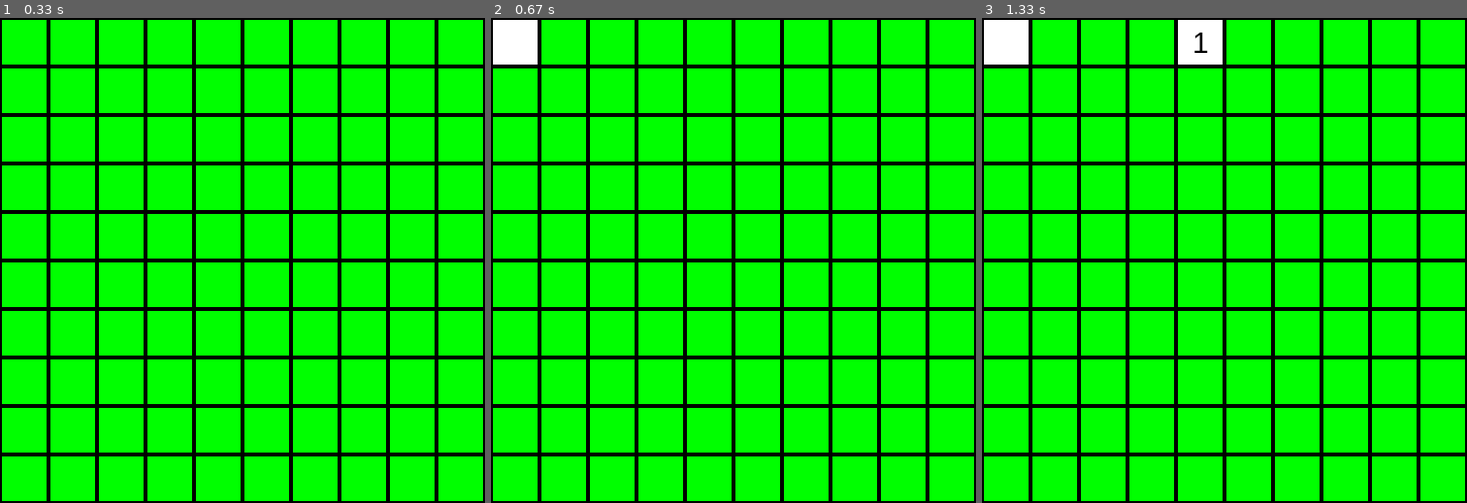
Above: before the commit, frames 1-3 (left to right).
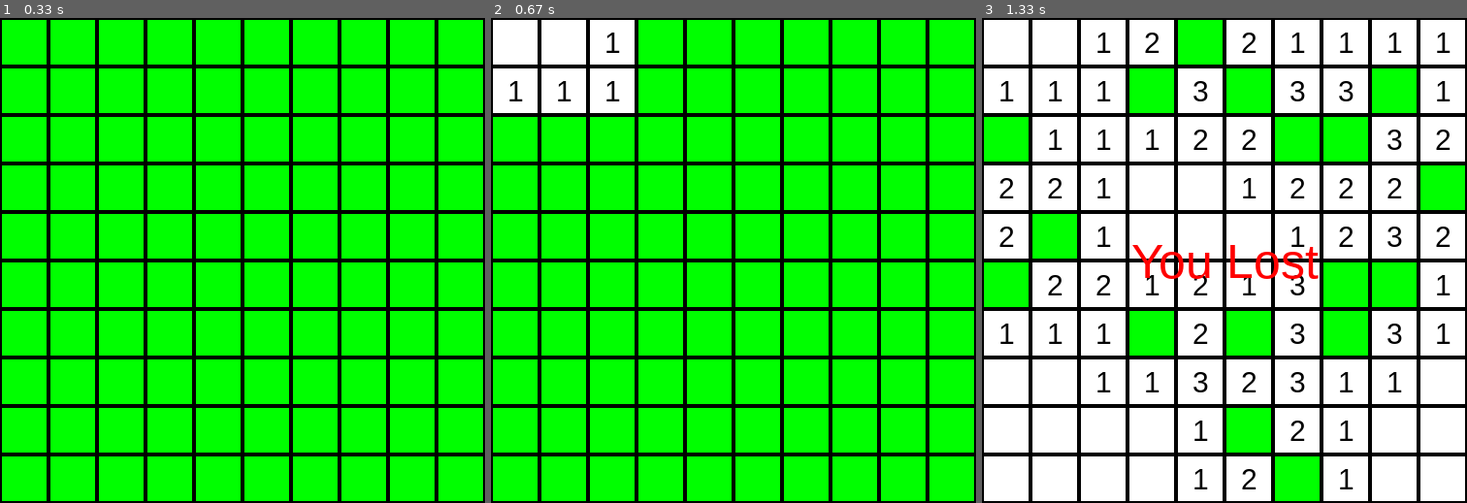
Above: after the commit, the same moments.

Repository: ChayaCodes/Minesweeper_game_pygame
Game: pygame game, started from main.py
The game is run twice, just before and just after one commit, with the same random seed, the same clock (stepped at 60 frames per second) and the same inputs.
Inputs (mouse positions are in pixels of both pictures, inside the frame that each line leads up to):
- Up to frame 1 (0.33 s): no input
- Up to frame 2 (0.67 s): click (515, 42) at 0.38 s
- Up to frame 3 (1.33 s): click (1200, 42) at 0.83 s

Frame 1 is identical in both runs. In frame 2, 4.2% of the frame differs, in the area x 0-30%, y 0-20%; in frame 3, 70%, in the area x 0-100%, y 0-100%.

Commit message:
game work. add and remove flag, win game, lost game, reveal cell recorsiv the first coose is no mine.

Diff:
--- a/Board.py
+++ b/Board.py
@@ -1,5 +1,4 @@
 import random
-
 
 from Cell import Cell
 from MineCell import MineCell
@@ -8,25 +7,85 @@
 
 class Board:
     SIZE_CELL = 50
-    def __init__(self, size, precentMines):
+
+    def __init__(self, size, precent_mines):
+        self.precent_mines = precent_mines
         self.size = size
         self.board = [[0 for x in range(size)] for y in range(size)]
-        for i in range(0,self.size):
+        self.init_board()
+        self.hidden_cells = {(i, j): True for i in range(size) for j in range(size)}
+
+
+
+    def calc_num_mines_near_cell(self, cell):
+        count = 0
+        for i in range(cell.row - 1, cell.row + 2):
+            for j in range(cell.col - 1, cell.col + 2):
+                if 0 <= i < self.size and 0 <= j < self.size:
+                    if isinstance(self.board[i][j], MineCell):
+                        count += 1
+        return count
+
+    def reveal_cell(self, cell):
+        if isinstance(cell, MineCell):
+            return
+        if isinstance(cell, RevealedCell):
+            return
+        # אם לתא יש 0 שכנים מוקשים תחשוף את כל השכנים שלו
+        # אחרת תחשוף רק את התא עצמו
+
+
+        col = cell.col
+        row = cell.row
+        self.board[row][col] = RevealedCell(cell)
+        self.hidden_cells.pop((row, col))
+
+        if self.calc_num_mines_near_cell(cell) != 0:
+            return
+
+
+
+
+        for i in range(cell.row - 1, cell.row + 2):
+            for j in range(cell.col - 1, cell.col + 2):
+                if 0 <= i < self.size and 0 <= j < self.size:
+                    self.reveal_cell(self.board[i][j])
+
+
+
+
+    def initMines(self, row, col):
+        # התא שנלחץ והתאים הסמוכים אליו לא יהיו מוקשים
+        for i in range(0, self.size):
             for j in range(0, self.size):
-                self.board[i][j] = Cell(i,j)
-                r = random.random()*100
-                if r < precentMines:
+                if abs(i - row) <= 1 and abs(j - col) <= 1 or random.randint(0, 100) > self.precent_mines:
+                    self.board[i][j] = Cell(i, j)
+                else:
                     self.board[i][j] = MineCell(self.board[i][j])
+                    self.hidden_cells.pop((i, j))
+        # תחשב את התאים הסמוכים של כל תא
+        for i in range(0, self.size):
+            for j in range(0, self.size):
+                if not isinstance(self.board[i][j], MineCell):
+                    (self.board[i][j]).num_mines = self.calc_num_mines_near_cell(self.board[i][j])
+        # תדפיס את הלוח
+        for i in range(0, self.size):
+            for j in range(0, self.size):
+                if isinstance(self.board[i][j], MineCell):
+                    print("X", end=" ")
                 else:
-                    self.board[i][j] = Cell(i,j)
+                    print(self.board[i][j].num_mines, end=" ")
+            print()
 
-    def revealCell(self, cell):
-        if cell.isFlagged:
-            return
-        num_mines = 0
-        for i in range(cell.row-1, cell.row+2):
-            for j in range(cell.col-1, cell.col+2):
-                if i >= 0 and i < self.size and j >= 0 and j < self.size  and not (i == cell.row and j == cell.col):
-                    if isinstance(self.board[i][j], MineCell):
-                        num_mines += 1
-        self.board[cell.row][cell.col] = RevealedCell(cell, num_mines)
+
+    def init_board(self):
+        for i in range(0, self.size):
+            for j in range(0, self.size):
+                self.board[i][j] = Cell(i, j)
+
+    def has_all_revealed(self):
+        for row in self.board:
+            for cell in row:
+                if not isinstance(cell, RevealedCell) and not isinstance(cell, MineCell):
+                    return False
+        return True
--- a/Cell.py
+++ b/Cell.py
@@ -9,12 +9,15 @@
     COLOR_HIDDEN_CELL = (0, 255, 0)
 
     @abstractmethod
-    def __init__(self, row, col):
+    def __init__(self, row, col, num_mines=0):
         self.row = row
         self.col = col
         self.x = col * self.SIZE_CELL
         self.y = row * self.SIZE_CELL
-        self.isFlagged = False
+        self.is_flagged = False
+        self.num_mines = num_mines
+        if self.num_mines == 0:
+            print(f"cell {self.row},{self.col} has 0 mines")
 
     @abstractmethod
     def draw(self, screen):
@@ -25,14 +28,5 @@
         pygame.draw.rect(screen, Draw.BLACK,
                          pygame.Rect(self.x, self.y, self.SIZE_CELL, self.SIZE_CELL), 2)
 
-        if self.isFlagged:
-            # ציור הדגל
-            pygame.draw.rect(screen, Draw.BLACK,
-                             pygame.Rect(self.x + self.SIZE_CELL / 4, self.y + self.SIZE_CELL / 4,
-                                         self.SIZE_CELL / 2, self.SIZE_CELL / 2))
-            pygame.draw.rect(screen, Draw.RED,
-                             pygame.Rect(self.x + self.SIZE_CELL / 4 + 2, self.y + self.SIZE_CELL / 4 + 2,
-                                         self.SIZE_CELL / 2 - 4, self.SIZE_CELL / 2 - 4))
-            pygame.draw.rect(screen, Draw.BLACK,
-                             pygame.Rect(self.x + self.SIZE_CELL / 4 + 2, self.y + self.SIZE_CELL / 4 + 2,
-                                         self.SIZE_CELL / 2 - 4, self.SIZE_CELL / 2 - 4), 2)
+        if self.is_flagged:
+            Draw.draw_flag(screen, self)
--- a/Draw.py
+++ b/Draw.py
@@ -1,28 +1,49 @@
 import pygame
 
 
-
 class Draw:
+    game_ended = False
+    GREEN = (0, 255, 0)
     screen = None
     WHITE = (255, 255, 255)
-    COLOR_HIDDEN_CELL = (255, 0,0)
-    COLOR_BORDER = (0,0,0)
-    COLOR_REVEAL_COLOR = (255,255,255)
-    BLACK = (0,0,0)
-    RED = (255,0,0)
+    COLOR_HIDDEN_CELL = (255, 0, 0)
+    COLOR_BORDER = (0, 0, 0)
+    COLOR_REVEAL_COLOR = (255, 255, 255)
+    BLACK = (0, 0, 0)
+    RED = (255, 0, 0)
 
-    def __init__(self, width, height,board):
-        WINDOW_WIDTH = width
-        WINDOW_HEIGHT = height
+    def __init__(self, width, height, board):
+
         pygame.init()
-        size = (WINDOW_WIDTH, WINDOW_HEIGHT)
+        size = (width, height)
         self.screen = pygame.display.set_mode(size)
         pygame.display.set_caption("Minesweeper")
         self.screen.fill(self.WHITE)
-        self.drawGrid(board)
 
-    def drawGrid(self, board):
+    def draw_grid(self, board):
         for i in range(board.size):
             for j in range(board.size):
-               (board.board[i][j]).draw(self.screen)
+                (board.board[i][j]).draw(self.screen)
         pygame.display.flip()
+
+    @classmethod
+    def draw_flag(cls, screen, cell):
+        # ציור משולש
+        pygame.draw.polygon(screen, cls.RED, [(cell.x + cell.SIZE_CELL * 2 / 3, cell.y + cell.SIZE_CELL / 4),
+                                              (cell.x + cell.SIZE_CELL / 4, cell.y + cell.SIZE_CELL / 2),
+                                              (cell.x + cell.SIZE_CELL * 2 / 3, cell.y + cell.SIZE_CELL * 3 / 5)])
+        # ציור קו
+        pygame.draw.line(screen, cls.BLACK, (cell.x + cell.SIZE_CELL * 2 / 3, cell.y + cell.SIZE_CELL / 4),
+                         (cell.x + cell.SIZE_CELL * 2 / 3, cell.y + cell.SIZE_CELL * 4 / 5), 5)
+
+    @classmethod
+    def draw_mine(cls, screen, self):
+        print("drow mine 2")
+        # ציור העיגול
+        pygame.draw.circle(screen, cls.BLACK,
+                           (self.x + self.SIZE_CELL / 2, self.y + self.SIZE_CELL / 2), self.SIZE_CELL / 3)
+        # ציור הקרס
+        pygame.draw.line(screen, cls.BLACK, (self.x + self.SIZE_CELL / 3, self.y + self.SIZE_CELL / 2),
+                         (self.x + self.SIZE_CELL * 2 / 3, self.y + self.SIZE_CELL / 2), 5)
+        pygame.draw.line(screen, cls.BLACK, (self.x + self.SIZE_CELL / 2, self.y + self.SIZE_CELL / 3),
+                         (self.x + self.SIZE_CELL / 2, self.y + self.SIZE_CELL * 2 / 3), 5)
--- a/MineCell.py
+++ b/MineCell.py
@@ -1,4 +1,5 @@
 from Cell import Cell
+from Draw import Draw
 
 
 class MineCell(Cell):
@@ -7,3 +8,6 @@
 
     def draw(self, screen):
         super().draw(screen)
+        # אם המשחק נגמר תציג את המוקש
+        if Draw.game_ended:
+            Draw.draw_mine(screen, self)
--- a/RevealedCell.py
+++ b/RevealedCell.py
@@ -6,9 +6,9 @@
 
 class RevealedCell(Cell):
     COLOR = Draw.WHITE
-    def __init__(self, cell, num_mines):
-        super().__init__(cell.row, cell.col)
-        self.num_mines = num_mines
+
+    def __init__(self, cell):
+        super().__init__(cell.row, cell.col, cell.num_mines)
 
 
     def draw(self, screen):
--- a/main.py
+++ b/main.py
@@ -1,22 +1,17 @@
-from datetime import time
+import math
 from random import random
-
 import pygame
-
+import random
 from Board import Board
 from Cell import Cell
 from Draw import Draw
 from MineCell import MineCell
 from RevealedCell import RevealedCell
 
-board = Board(10,20)
-
-draw = Draw(500,500, board)
-pygame.display.flip()
-finish = False
 
 
-def notAllRevealedOrFlagged():
+
+def not_all_revealed_or_flagged():
     for row in board.board:
         for cell in row:
             if not isinstance(cell, MineCell) and not isinstance(cell, RevealedCell):
@@ -24,19 +19,21 @@
     return False
 
 
-def gameOver():
+def game_over():
+    draw.game_ended = True
+    # תציג את כל המוקשים
+    for row in board.board:
+        for cell in row:
+            if isinstance(cell, MineCell):
+                draw.draw_mine(draw.screen, cell)
 
     # תעבור על הלוח מהאצע לפינות בצורה רנדומלית
-    #ותחשוף את התאים
-    while notAllRevealedOrFlagged():
-        i = int(random() * board.size)
-        j = int(random() * board.size)
-        if not isinstance(board.board[i][j], MineCell):
-            board.revealCell(board.board[i][j])
-            draw.drawGrid(board)
-        else:
-            board.board[i][j].isFlagged = True
-            draw.drawGrid(board)
+    # ותחשוף את התאים
+    while len(board.hidden_cells) > 0:
+        i, j = random.choice(list(board.hidden_cells.keys()))
+        board.reveal_cell(board.board[i][j])
+
+        draw.draw_grid(board)
     # תציג הודעה "הפסדת"
     font = pygame.font.SysFont("Arial", 50)
     text_surface = font.render("You Lost", True, Draw.RED)
@@ -46,49 +43,87 @@
     pygame.display.flip()
 
 
+def handle_click_cell(cell):
+    if isinstance(cell, RevealedCell):
+        return
+    if cell.is_flagged:
+        return
+    if isinstance(cell, MineCell):
+        game_over()
+
+    else:
+        board.reveal_cell(cell)
+        draw.draw_grid(board)
 
 
 
-def handleClickCell(cell):
-    if isinstance(cell, MineCell):
-        gameOver()
-    else:
-        board.revealCell(cell)
-        draw.drawGrid(board)
+def handle_right_click_cell(cell):
+    cell.is_flagged = not cell.is_flagged
+    draw.draw_grid(board)
 
 
-def handleRightClickCell(cell):
-    cell.isFlagged = True
-    draw.drawGrid(board)
+def game_win():
+    draw.game_ended = True
+    # תציג הודעה "ניצחת"
+    if not not_all_revealed_or_flagged():
+        return
+    font = pygame.font.SysFont("Arial", 50)
+    text_surface = font.render("You Won", True, Draw.GREEN)
+    text_rect = text_surface.get_rect()
+    text_rect.center = (250, 250)
+    draw.screen.blit(text_surface, text_rect)
+    pygame.display.flip()
 
 
-def handleClick(x,y, leftClick = True):
+def handle_click(mouse_x, mouse_y, left_click=True):
     for row in board.board:
         for cell in row:
-            if x > cell.x and x < cell.x + Cell.SIZE_CELL and y > cell.y and y < cell.y + cell.SIZE_CELL:
-                if leftClick:
-                    handleClickCell(cell)
+            if cell.x < mouse_x < cell.x + Cell.SIZE_CELL and cell.y < mouse_y < cell.y + cell.SIZE_CELL:
+                if left_click:
+                    handle_click_cell(cell)
                 else:
-                    handleRightClickCell(cell)
+                    handle_right_click_cell(cell)
+                    if board.has_all_revealed():
+                        game_win()
                 return
 
 
+def handle_first_click(x, y):
+    # תמצא את התא שנלחץ
+    row = int(y / Cell.SIZE_CELL)
+    col = int(x / Cell.SIZE_CELL)
+    # תעבור על 7 תאים סמוכים לתא שנלחץ ותהפוך טותם לתאים שאינם מוקשים
+    board.initMines(row, col)
+    board.reveal_cell(board.board[row][col])
+    draw.draw_grid(board)
 
 
+def draw_grid(self):
+    draw.draw_grid(self.board)
 
+is_first_click = True
+board = Board(10, 20)
+draw = Draw(500, 500, board)
+draw.draw_grid(board)
+
+finish = False
+draw.game_ended = False
 while not finish:
+    if board.has_all_revealed() and not draw.game_ended:
+        game_win()
     for event in pygame.event.get():
         if event.type == pygame.QUIT:
             finish = True
-        elif event.type == pygame.MOUSEBUTTONDOWN:
+        elif event.type == pygame.MOUSEBUTTONDOWN and not draw.game_ended:
             # Get the position of the mouse
             x, y = pygame.mouse.get_pos()
             # Check if the left or right mouse button was clicked
+            if is_first_click:
+                board = Board(10, 20)
+                draw = Draw(500, 500, board)
+                handle_first_click(x, y)
+                is_first_click = False
             if event.button == pygame.BUTTON_LEFT:
-                handleClick(x, y)
+                handle_click(x, y)
             elif event.button == pygame.BUTTON_RIGHT:
-                handleClick(x, y, False)
-
-
-def drawGrid(self):
-    draw.drawGrid(self.board)
+                handle_click(x, y, False)
Empty file removed: GameManger.py
